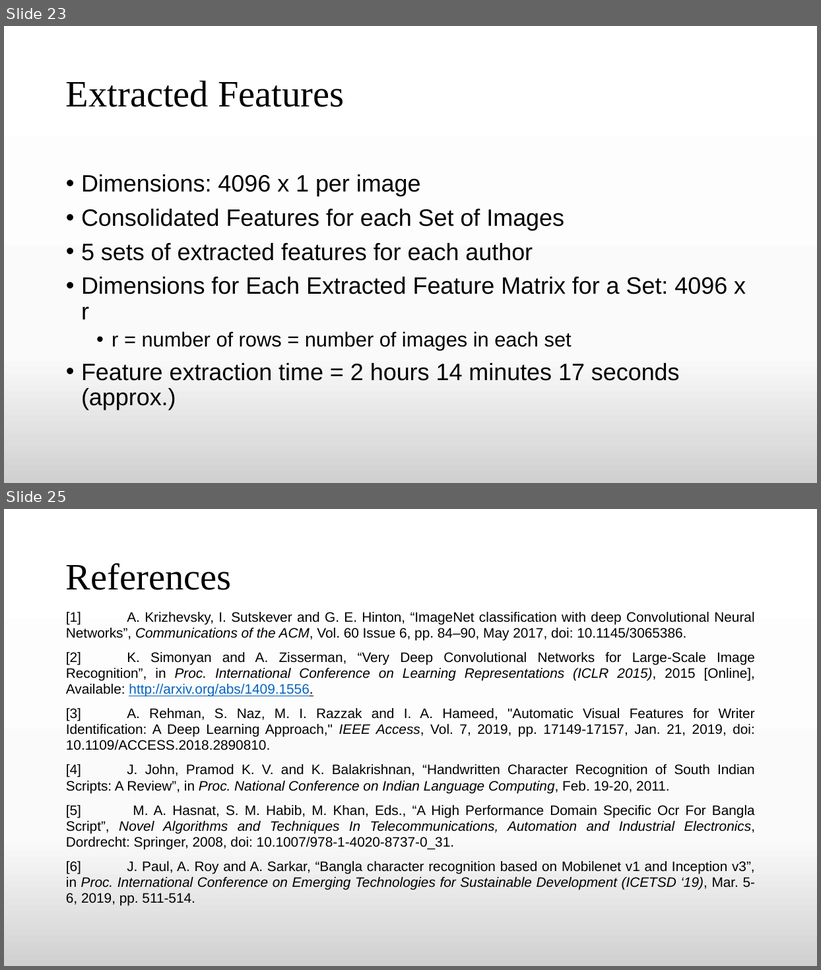
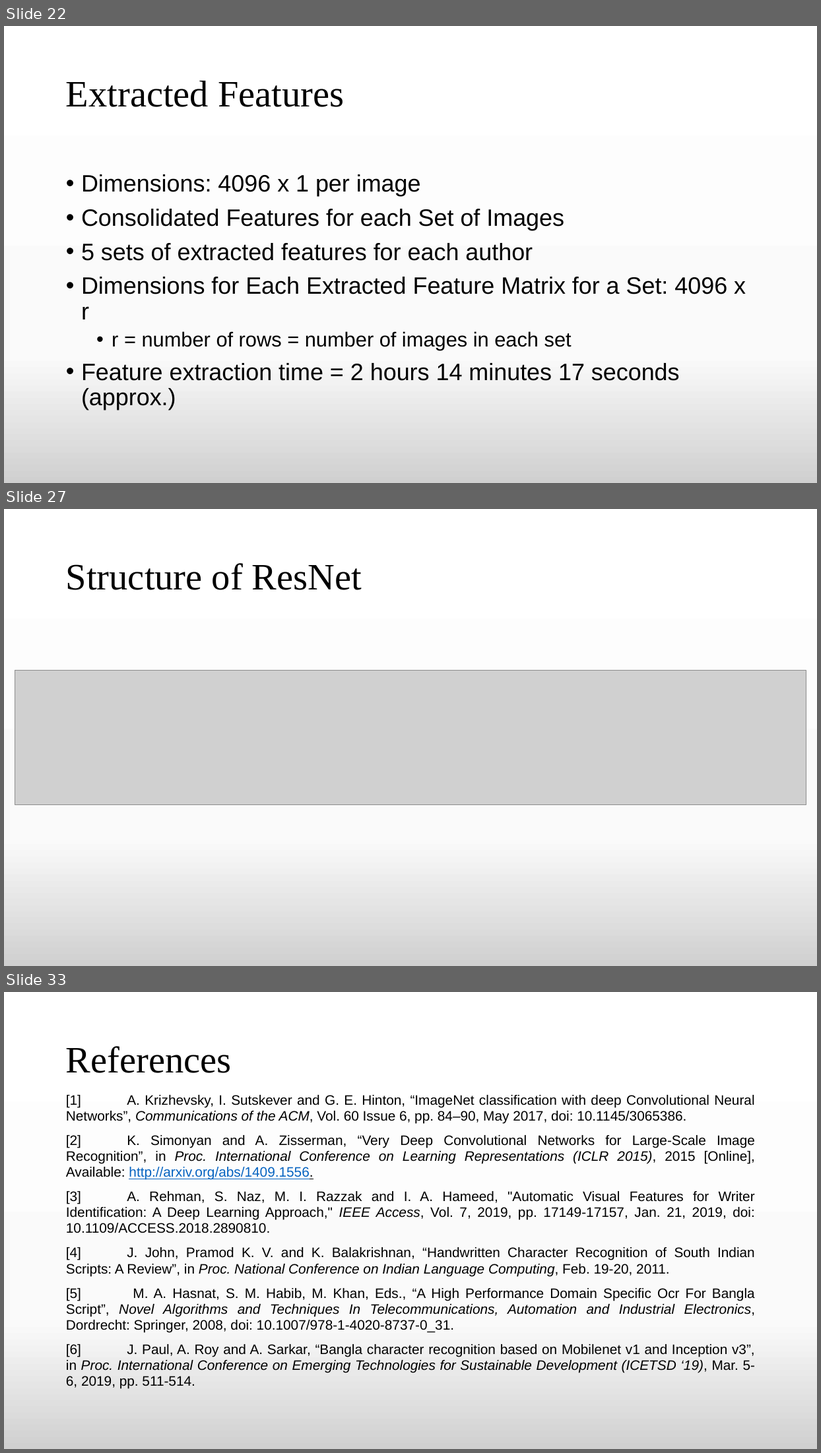
Before and after one commit to TheAnonymousMan/local-language-recognition-gcelt-class-2021, a slide deck: Documentation/4th Year Project Presentation.pptx. Shown one above the other, each under a label of ours: slides 23 and 25 before the commit, slides 22, 27 and 33 after it; the slides between them are not shown. The pictures are 821x970 and 821x1453 pixels, drawn with LibreOffice and Linux fonts; fonts in the diff are those of the drawing; grey boxes stand for pictures. Boxes give left, top, right and bottom in pixels: in the first picture for what was removed or moved away, otherwise in the second. Text is boxed around its words. In the diff, an @@ line names an element or a change of style, - is before the commit and + after.

```diff
--- a/Documentation/4th Year Project Presentation.pptx
+++ b/Documentation/4th Year Project Presentation.pptx
@@ slide 27 added at <box>4,509,817,966</box>, background gradient #FFFFFF to #FBFBFB to #D1D1D1 @@
@@ title added at <box>66,563,362,590</box>, 44 pt, text #000000 @@
+Structure of ResNet
@@ picture added at <box>14,671,807,805</box> @@
@@ what was slide 23 is now slide 22 @@
@@ what was slide 25 is now slide 33 @@
```
Also in this commit, not shown: 5 slides changed, 8 other slides added, 3 other files.
